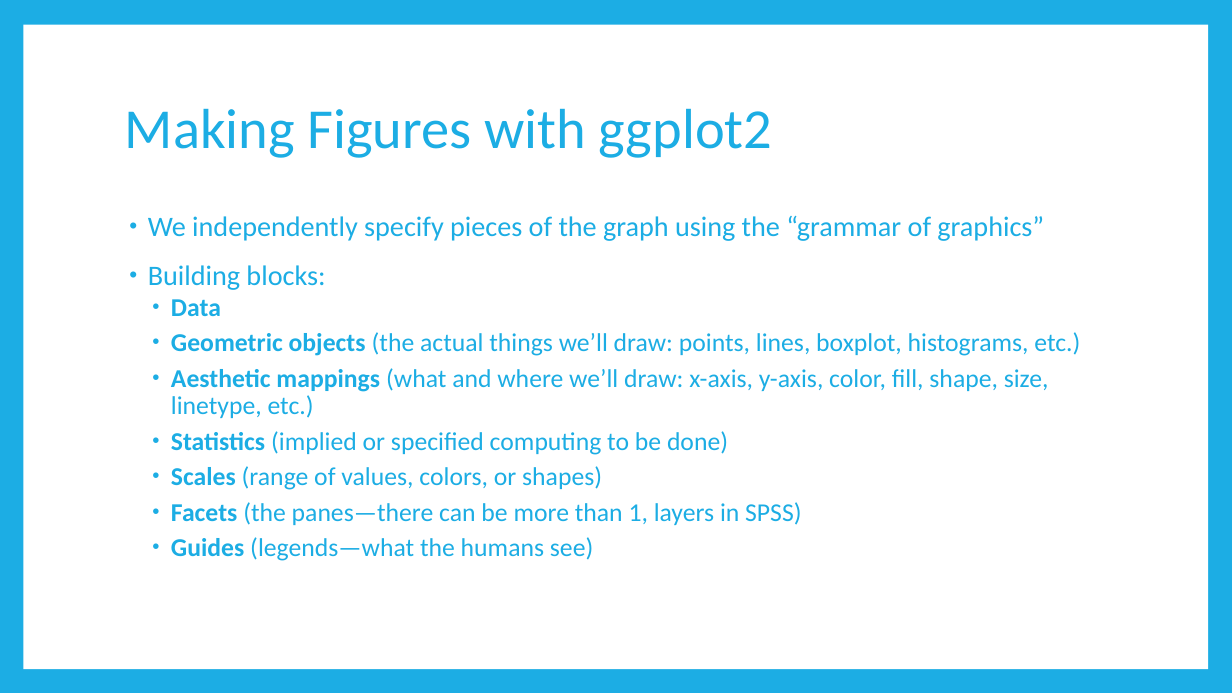
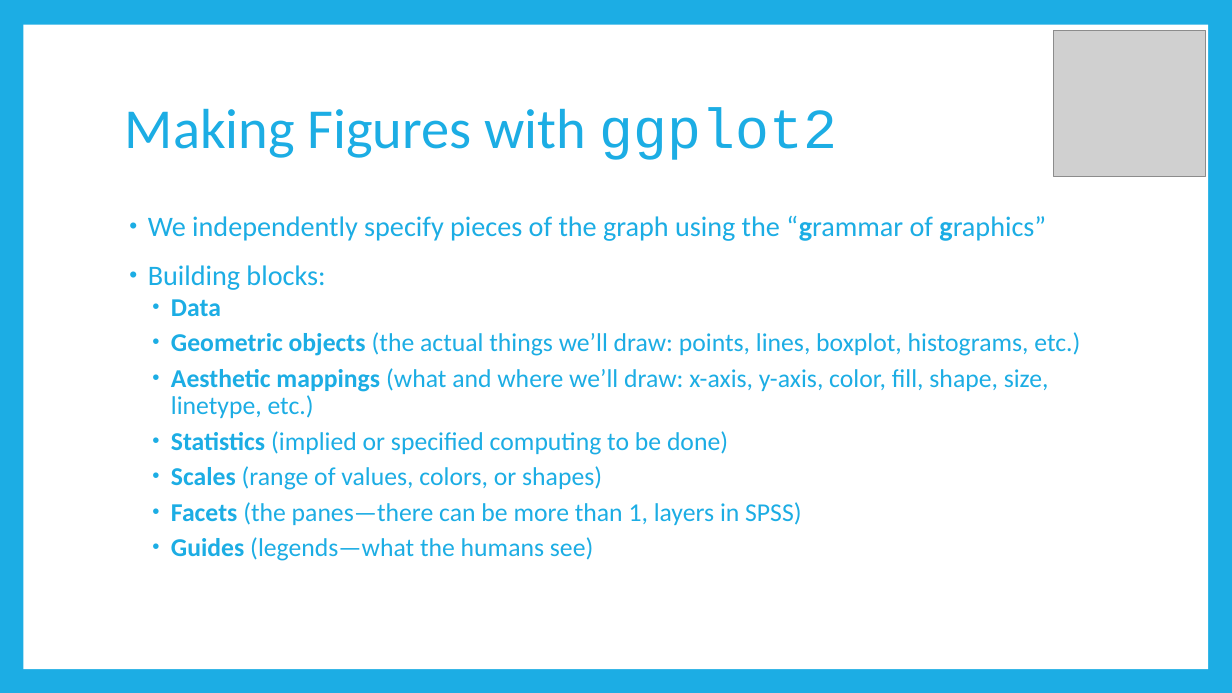
Before and after one commit to RandiLGarcia/datic-intro-to-r, a slide deck: slide 16 of docs/Day 1 Slides.pptx (slide 18 before the commit). Drawn at 1232x693 pixels with LibreOffice and Linux fonts; fonts in the diff are those of the drawing; grey boxes stand for pictures. Boxes give left, top, right and bottom in pixels: in the first picture for what was removed or moved away, otherwise in the second. Text is boxed around its words. In the diff, an @@ line names an element or a change of style, - is before the commit and + after.

```diff
--- a/docs/Day 1 Slides.pptx
+++ b/docs/Day 1 Slides.pptx
@@ picture added at [1054, 30, 1206, 177] @@
@@ title "Making Figures with ggplot2" at [125, 107, 837, 160]: font Calibri to Courier New in "ggplot2" @@
@@ text at [148, 216, 1046, 241]: bold on in "“grammar graphics”" @@
```
Also in this commit, not shown: 14 other slides changed, 13 slides added, 7 slides removed, 11 other files.
